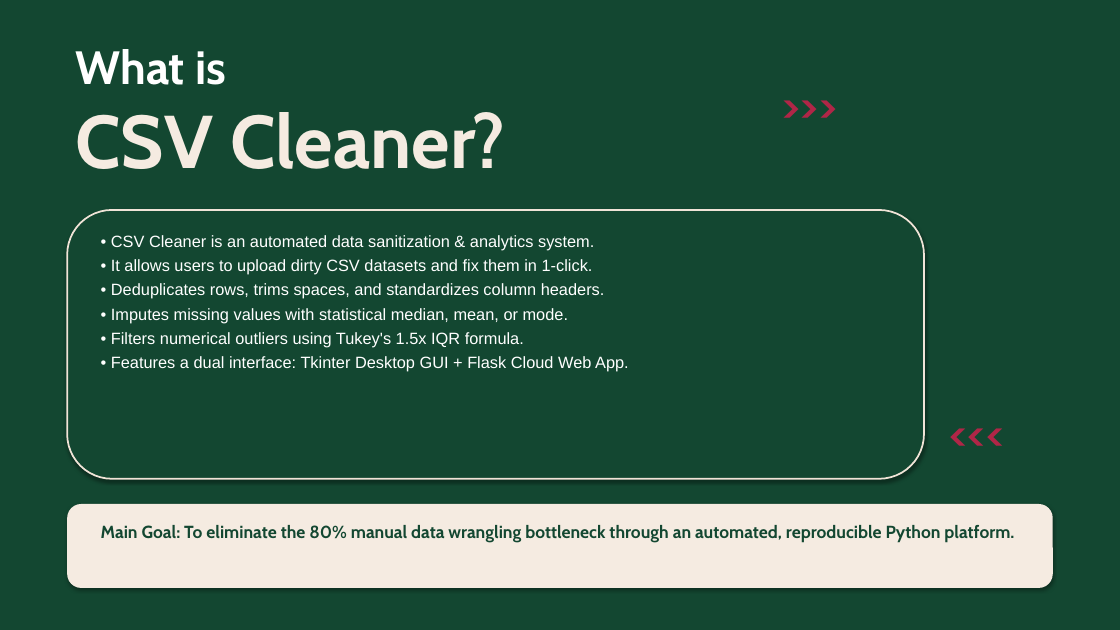
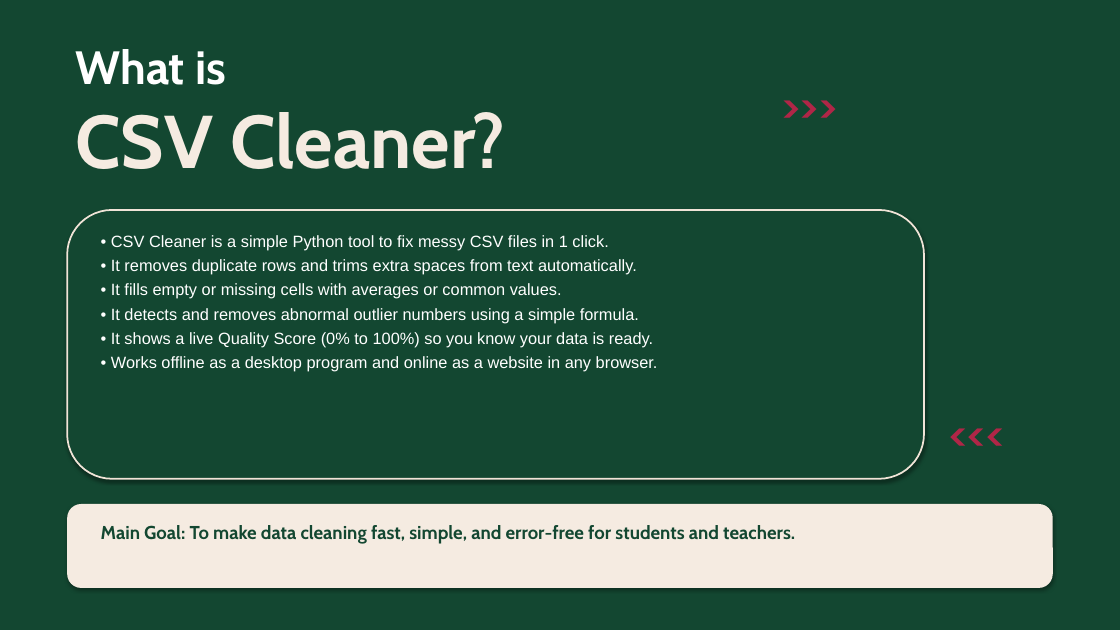
Before and after one commit to JISHU-GHOSH/csv-data-cleaner-analytics, a slide deck: slide 2 of CSV_Cleaner_14_Pages_Presentation.pptx. Drawn at 1120x630 pixels with LibreOffice and Linux fonts; fonts in the diff are those of the drawing. Boxes give left, top, right and bottom in pixels: in the first picture for what was removed or moved away, otherwise in the second. Text is boxed around its words. In the diff, an @@ line names an element or a change of style, - is before the commit and + after.

```diff
--- a/CSV_Cleaner_14_Pages_Presentation.pptx
+++ b/CSV_Cleaner_14_Pages_Presentation.pptx
@@ text at (111, 235, 658, 372): text changed @@
-• CSV Cleaner is an automated data sanitization & analytics system.
-• It allows users to upload dirty CSV datasets and fix them in 1-click.
-• Deduplicates rows, trims spaces, and standardizes column headers.
-• Imputes missing values with statistical median, mean, or mode.
-• Filters numerical outliers using Tukey's 1.5x IQR formula.
-• Features a dual interface: Tkinter Desktop GUI + Flask Cloud Web App.
+• CSV Cleaner is a simple Python tool to fix messy CSV files in 1 click.
+• It removes duplicate rows and trims extra spaces from text automatically.
+• It fills empty or missing cells with averages or common values.
+• It detects and removes abnormal outlier numbers using a simple formula.
+• It shows a live Quality Score (0% to 100%) so you know your data is ready.
+• Works offline as a desktop program and online as a website in any browser.
@@ text at (101, 525, 795, 544): text changed; size 15 to 16 pt @@
-Main Goal: To eliminate the 80% manual data wrangling bottleneck through an automated, reproducible Python platform.
+Main Goal: To make data cleaning fast, simple, and error-free for students and teachers.
```
Also in this commit, not shown: 13 other slides changed, 1 other file.
